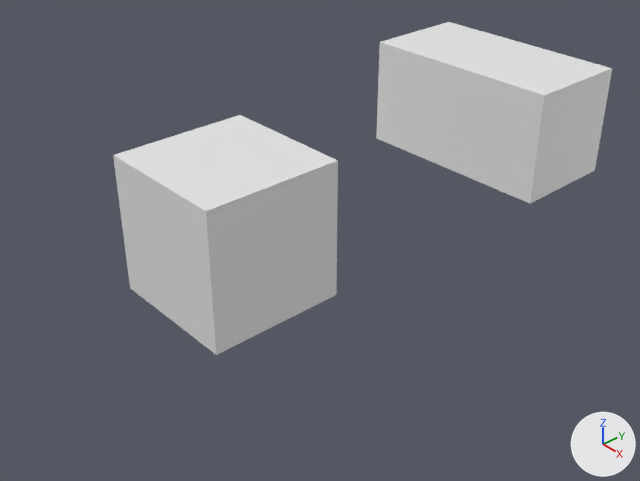
The Blender file test_models/cube.blend, before and after one commit.
Rendered twice from a 50 mm lens placed at (8.34, -5.86, 5.69), pointed at (1.18, 0.54, 0.1). Every picture has the same lights, and +X, +Y and +Z are marked at lower right.

Names of what the first picture shows: 'Cube', 'SecondCube'.
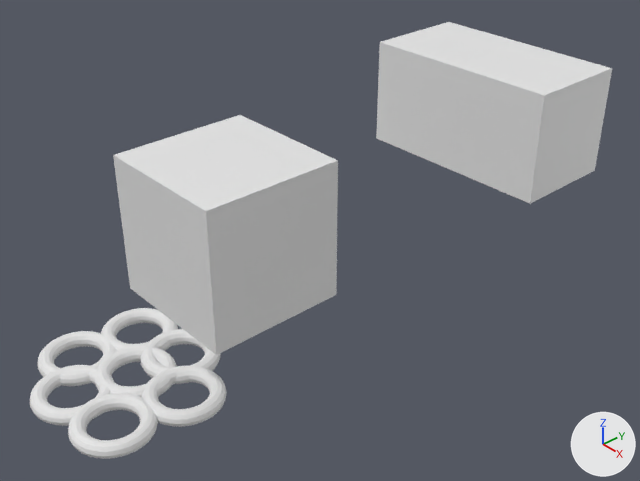
Patch to the scene script:
```diff
--- a/test_models/cube.blend.py
+++ b/test_models/cube.blend.py
@@ me_torus @@
+me_torus.from_pydata(...)  # a torus around z (ring radius 1.0, tube radius 0.25) spanning x -1.25..1.25, y -1.25..1.25, z -0.25..0.25
@@ ob_torus @@
+ob_torus = bpy.data.objects.new('Torus', me_torus)
+ob_torus.location = (-1.29, -0.14, -2.76)
+ob_torus.scale = (0.492, 0.492, 0.492)
@@ ob_torus_001 @@
+ob_torus_001 = bpy.data.objects.new('Torus.001', me_torus.copy())
+ob_torus_001.location = (-1.38, -0.88, -2.77)
+ob_torus_001.scale = (0.492, 0.492, 0.492)
@@ ob_torus_002 @@
+ob_torus_002 = bpy.data.objects.new('Torus.002', me_torus.copy())
+ob_torus_002.location = (-0.47, -0.64, -2.75)
+ob_torus_002.scale = (0.492, 0.492, 0.492)
@@ ob_torus_003 @@
+ob_torus_003 = bpy.data.objects.new('Torus.003', me_torus.copy())
+ob_torus_003.location = (-0.61, -1.72, -2.76)
+ob_torus_003.scale = (0.492, 0.492, 0.492)
@@ ob_torus_004 @@
+ob_torus_004 = bpy.data.objects.new('Torus.004', me_torus.copy())
+ob_torus_004.location = (-1.59, -1.82, -2.78)
+ob_torus_004.scale = (0.492, 0.492, 0.492)
@@ ob_torus_005 @@
+ob_torus_005 = bpy.data.objects.new('Torus.005', me_torus.copy())
+ob_torus_005.location = (-2.24, -0.29, -2.78)
+ob_torus_005.scale = (0.492, 0.492, 0.492)
@@ ob_torus_006 @@
+ob_torus_006 = bpy.data.objects.new('Torus.006', me_torus.copy())
+ob_torus_006.location = (-2.33, -1.33, -2.79)
+ob_torus_006.scale = (0.492, 0.492, 0.492)
```

Boxes [x1, y1, x2, y2] around the edits, measured in the pictures (640 x 481 px):
'Torus.003', added
    after: [68, 393, 158, 459]
'Torus.002', added
    after: [142, 366, 227, 427]
'Torus.006', added
    after: [37, 331, 117, 386]
'Torus.004', added
    after: [30, 365, 114, 426]
'Torus.001', added
    after: [95, 346, 177, 397]
'Torus', added
    after: [140, 329, 221, 384]
'Torus.005', added
    after: [101, 308, 178, 351]
